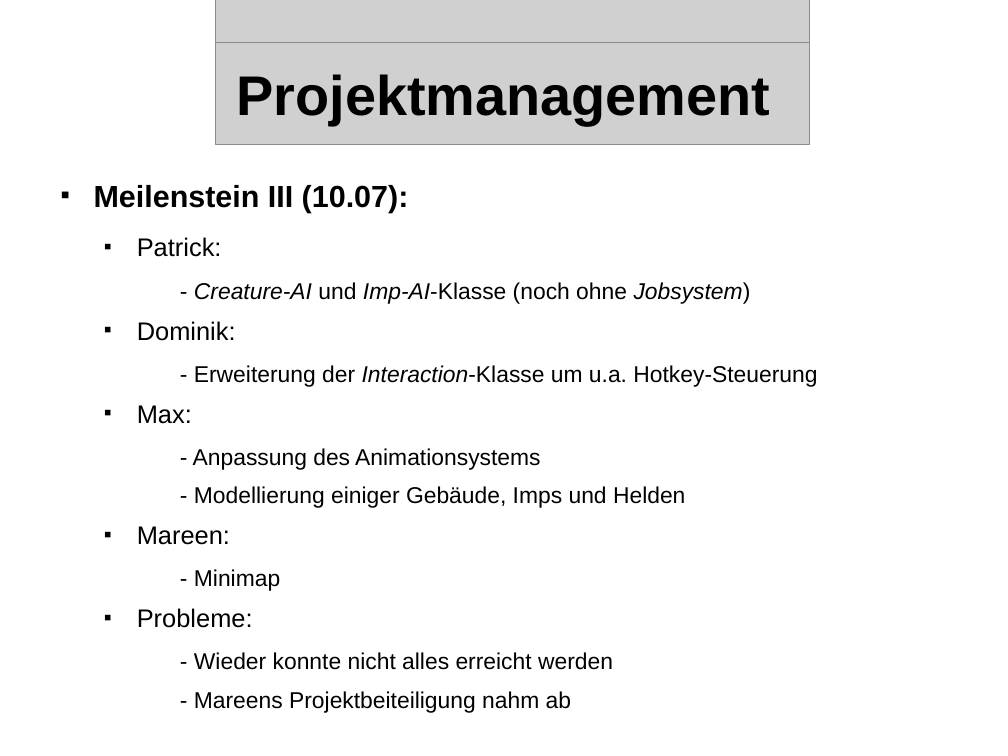
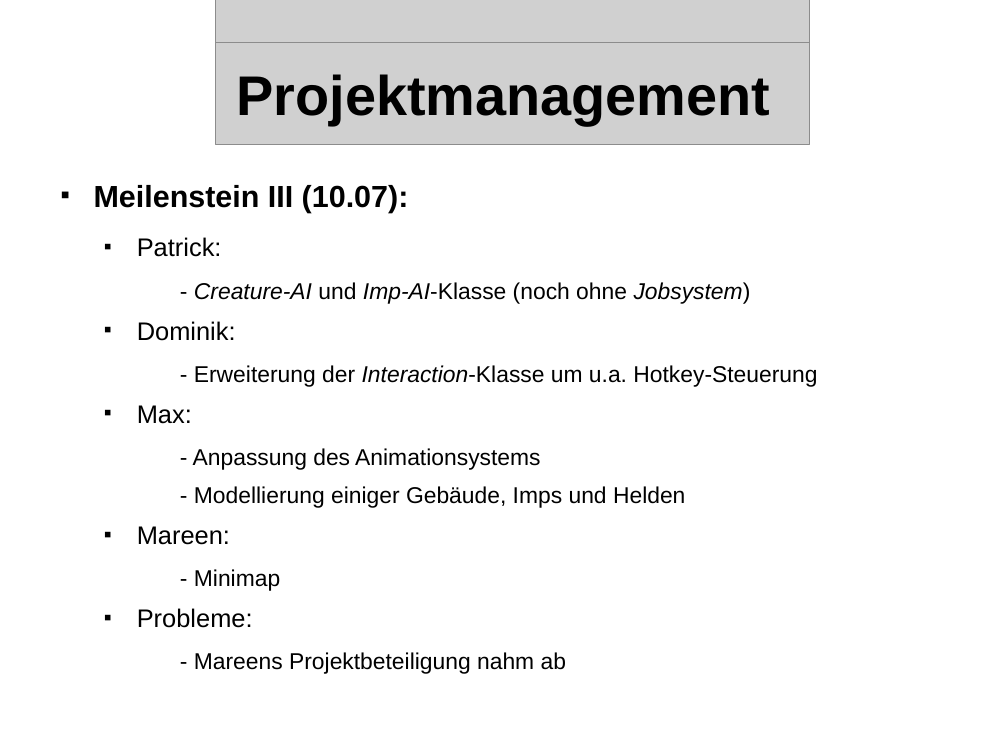
Before and after one commit to streber91/3D-Game-Project, a slide deck: slide 8 of Documents/Präsentationen/Underlord Abschlusspräsentation.odp (slide 7 before the commit). Drawn at 1008x756 pixels with LibreOffice and Linux fonts; fonts in the diff are those of the drawing; grey boxes stand for pictures; background and template pictures are left out. Boxes give left, top, right and bottom in pixels: in the first picture for what was removed or moved away, otherwise in the second. Text is boxed around its words. In the diff, an @@ line names an element or a change of style, - is before the commit and + after.

```diff
--- a/Documents/Präsentationen/Underlord Abschlusspräsentation.odp
+++ b/Documents/Präsentationen/Underlord Abschlusspräsentation.odp
@@ text at bbox=[194, 652, 566, 674]: text changed @@
-    - Wieder konnte nicht alles erreicht werden
-    - Mareens Projektbeiteiligung nahm ab
+    - Mareens Projektbeteiligung nahm ab
```
Also in this commit, not shown: 11 other slides changed, 5 slides added, 7 slides removed.
